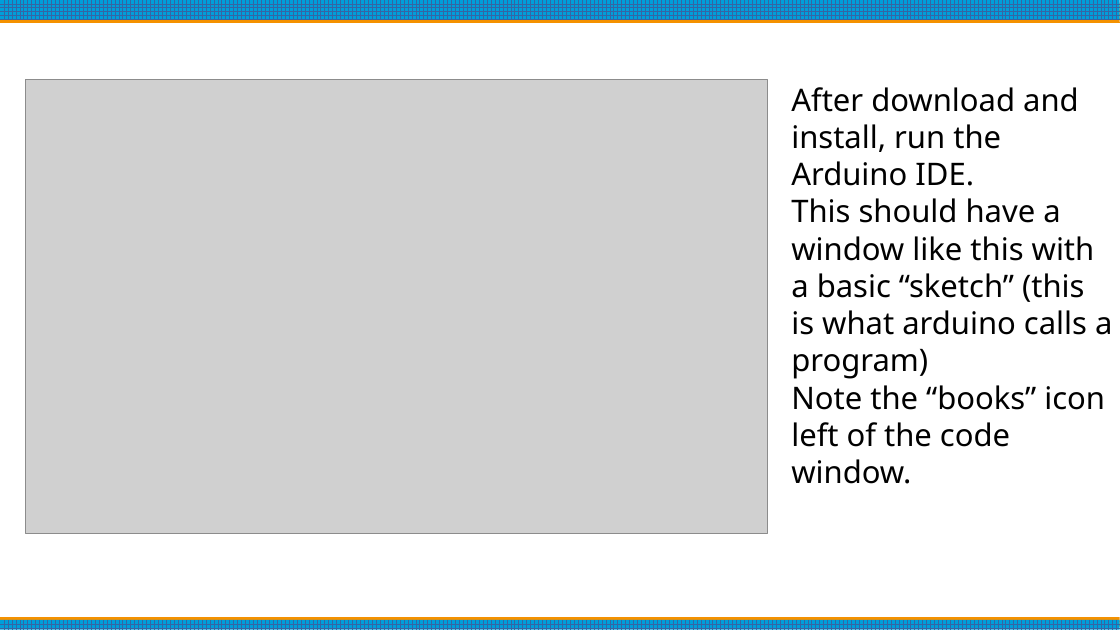
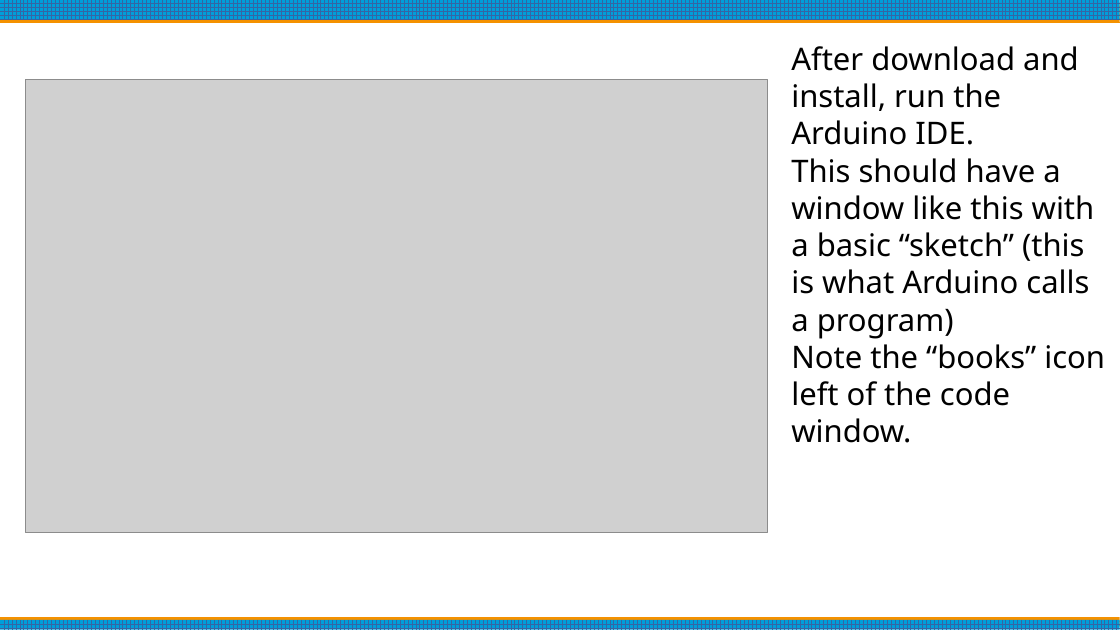
Before and after one commit to bpguy/gps_grid_sq_lcd, a slide deck: slide 5 of Arduino Basics.pptx. Drawn at 1120x630 pixels with LibreOffice and Linux fonts; fonts in the diff are those of the drawing; grey boxes stand for pictures. Boxes give left, top, right and bottom in pixels: in the first picture for what was removed or moved away, otherwise in the second. Text is boxed around its words. In the diff, an @@ line names an element or a change of style, - is before the commit and + after.

Commit message:
Update Arduino Basics.pptx
fixed typos

```diff
--- a/Arduino Basics.pptx
+++ b/Arduino Basics.pptx
@@ text "After download and install, run ...": place and size @@
-text "After download and install, run ..." at [791,87,1112,484]
+text "After download and install, run ..." at [791,46,1105,443]
@@ text at [791,158,1095,339]: text changed @@
-This should have a window like this with a basic “sketch” (this is what arduino calls a program)
+This should have a window like this with a basic “sketch” (this is what Arduino calls a program)
```
Also in this commit, not shown: 12 other slides changed, 5 slides added, 1 slide removed.
